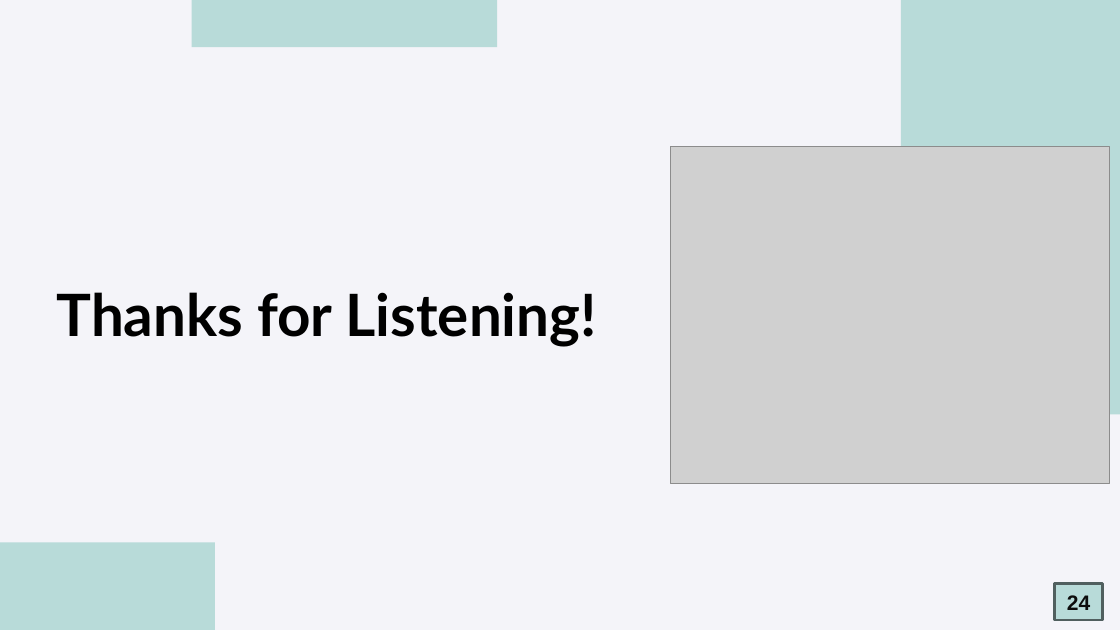
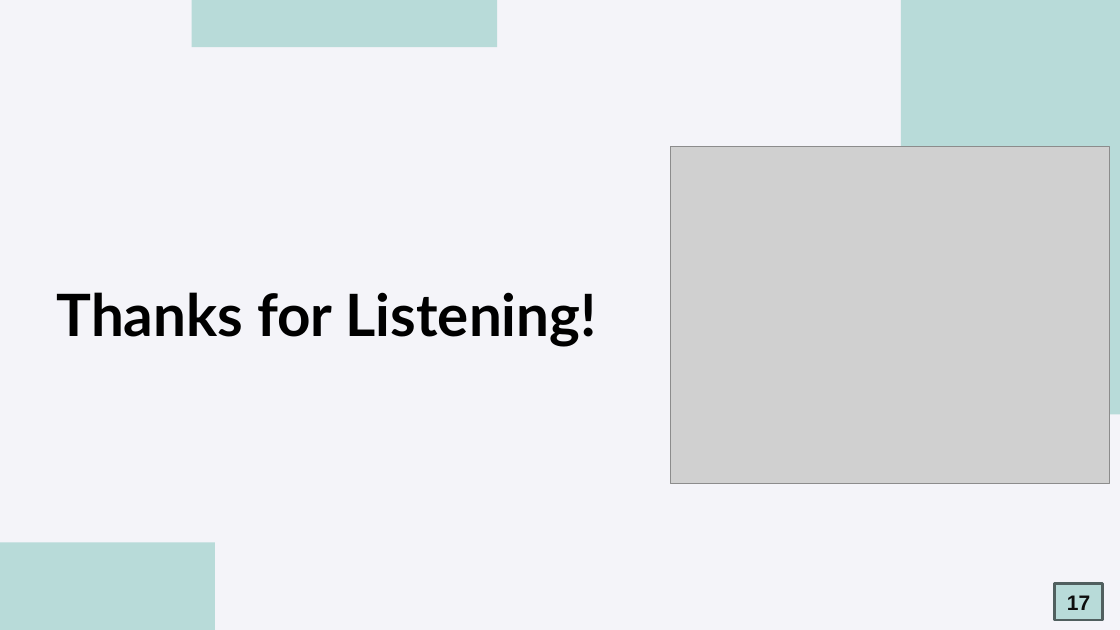
Before and after one commit to oscar9335/RTT_Research, a slide deck: slide 17 of meeting/2025-03-04/2025-03-04meeting 吳定洋.pptx (slide 24 before the commit). Drawn at 1120x630 pixels with LibreOffice and Linux fonts; fonts in the diff are those of the drawing; grey boxes stand for pictures. Boxes give left, top, right and bottom in pixels: in the first picture for what was removed or moved away, otherwise in the second. Text is boxed around its words. In the diff, an @@ line names an element or a change of style, - is before the commit and + after.

```diff
--- a/meeting/2025-03-04/2025-03-04meeting 吳定洋.pptx
+++ b/meeting/2025-03-04/2025-03-04meeting 吳定洋.pptx
@@ text in rectangle at box(1067, 595, 1090, 610): text changed @@
-24
+17
```
Also in this commit, not shown: 7 other slides changed, 9 slides added, 16 slides removed, 6 other files.
